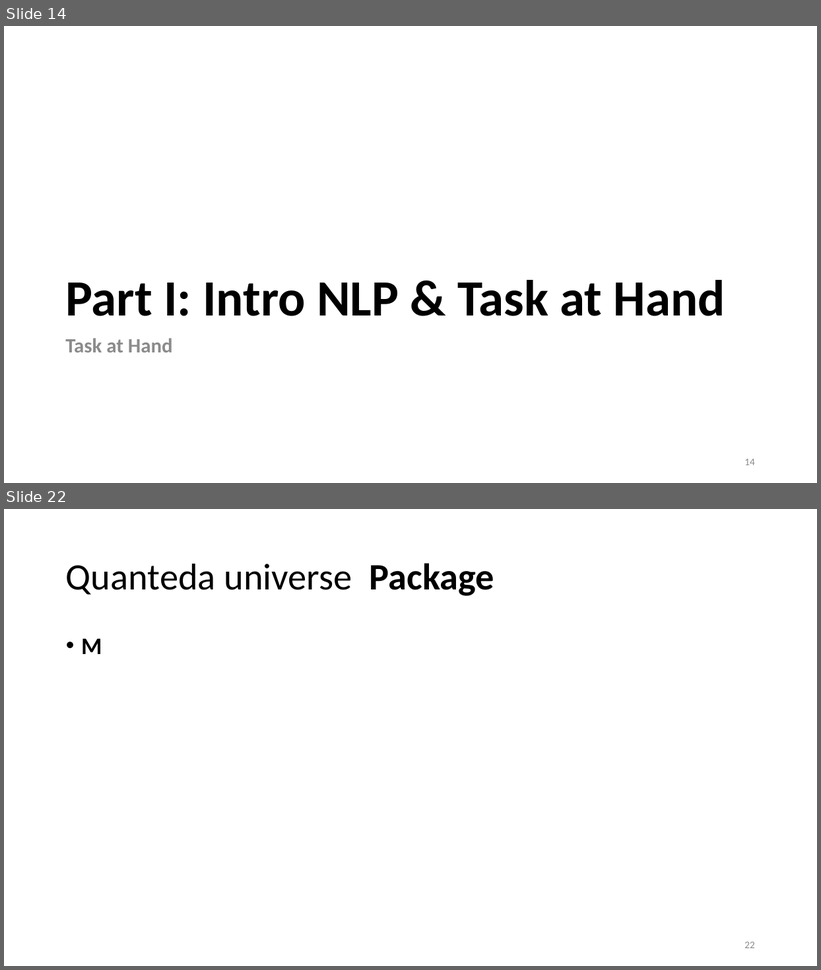
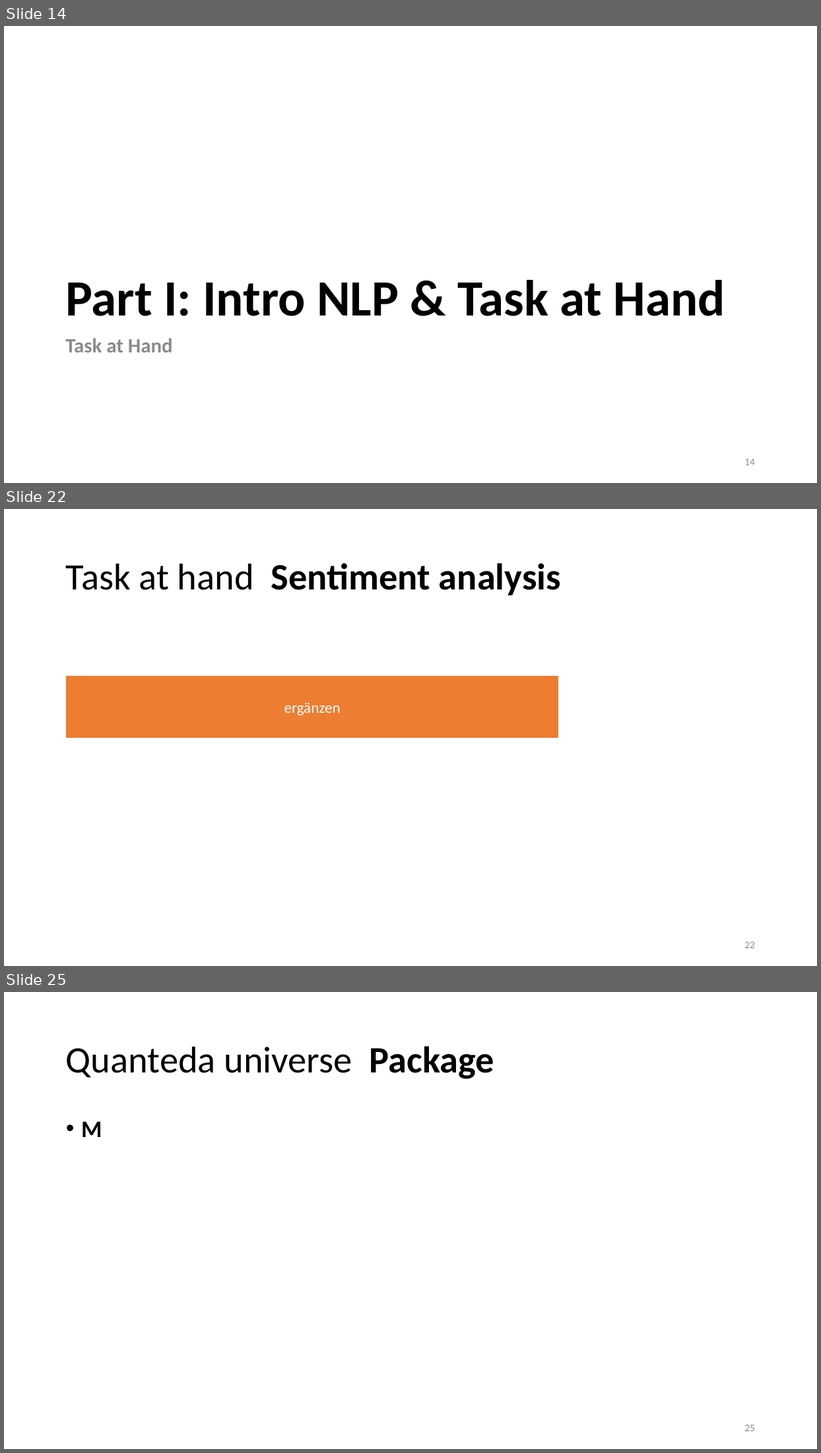
Before and after one commit to lisa-wm/consulting, a slide deck: 5_seminar/Contents_Part_01/Präsentation_Teil1.pptx. Shown one above the other, each under a label of ours: slides 14 and 22 before the commit, slides 14, 22 and 25 after it; the slides between them are not shown. The pictures are 821x970 and 821x1453 pixels, drawn with LibreOffice and Linux fonts; fonts in the diff are those of the drawing. Boxes give left, top, right and bottom in pixels: in the first picture for what was removed or moved away, otherwise in the second. Text is boxed around its words. In the diff, an @@ line names an element or a change of style, - is before the commit and + after.

```diff
--- a/5_seminar/Contents_Part_01/Präsentation_Teil1.pptx
+++ b/5_seminar/Contents_Part_01/Präsentation_Teil1.pptx
@@ slide 22 added at <box>4,509,817,966</box>, background #FFFFFF @@
@@ title added at <box>66,563,561,595</box>, 44 pt, text #000000, bold @@
+Task at hand Sentiment analysis
@@ rectangle added at <box>67,677,558,738</box>, fill #ED7D31, outline #ED7D31 1 pt, 18 pt, text #FFFFFF @@
+ergänzen
@@ page number added at <box>745,942,755,949</box>, 12 pt, text #8C8C8C @@
+22
@@ what was slide 22 is now slide 25 @@
@@ page number at <box>745,1425,755,1432</box>: text changed @@
-22
+25
```
Also in this commit, not shown: 8 slides changed, 2 other slides added.
